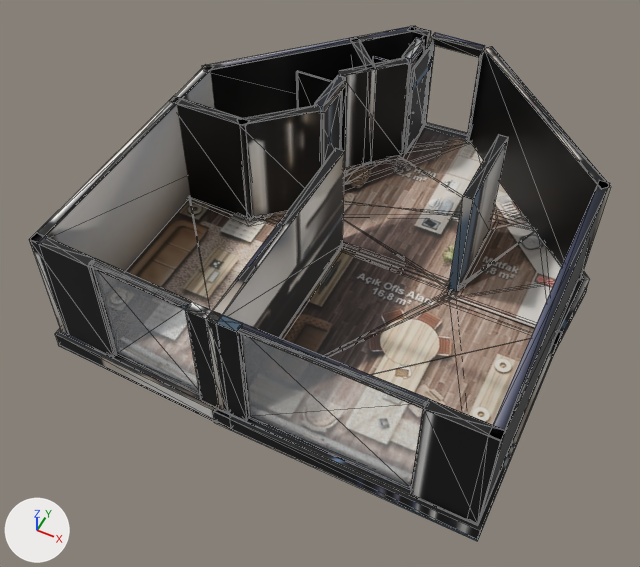
A saved change to the glTF model _bake/glb/kent-3/model.glb.
Rendered twice from a camera (50 mm lens) standing at (4.46, -10.55, 11.97) and looking at (-0.27, -1.09, 0.14). Every picture has the same lights, and +X, +Y and +Z are marked at lower left. The older version comes first. Mesh edges are drawn as thin lines. Where no turn or scale is listed for an object, it has been applied to the vertices. Vertices at exactly the same position are counted once.
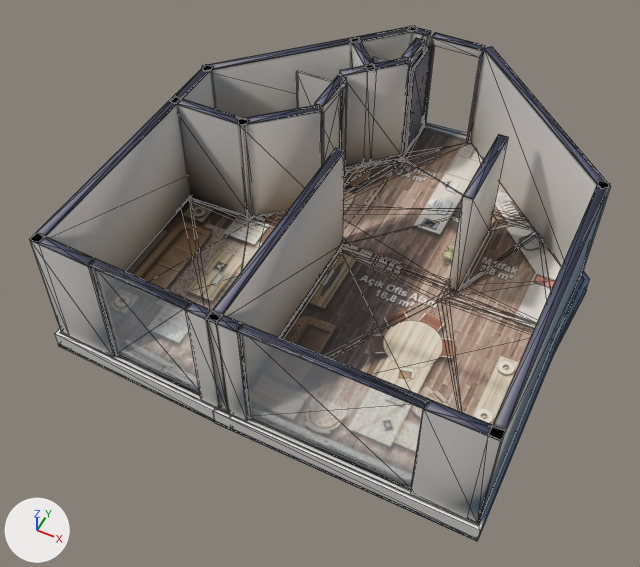
Where the change shows, as pixel boxes (x1, y1, x2, y2) in the pictures (640 x 567 px; the box of a moved part takes in the faces that stretch with it):
'Mesh_0', surface changed, reshaped
    both: (29, 26, 611, 541)
part 1 of me_mesh_0, moved or reshaped
    before: (339, 58, 409, 76)
    after: (340, 63, 409, 168)
part 2 of me_mesh_0, added
    after: (340, 58, 409, 76)
part 3 of me_mesh_0, reshaped
    before: (206, 31, 413, 421)
    after: (55, 31, 589, 530)
part 4 of me_mesh_0, moved or reshaped
    before: (29, 64, 215, 334)
    after: (29, 64, 215, 357)
part 5 of me_mesh_0, added
    after: (479, 300, 581, 530)
part 6 of me_mesh_0, surface changed (black to grey)
    both: (88, 26, 611, 540)

Diff of the bpy script that builds the scene:
```diff
--- a/_bake/glb/kent-3/model.glb.py
+++ b/_bake/glb/kent-3/model.glb.py
@@ mat_baked @@
 n3 = _N.new('ShaderNodeMapping'); n3.name = 'Mapping'
-n3.inputs[1].default_value = (0.00131, -14.97, 0.0)  # 'Location'
-n3.inputs[3].default_value = (15.91, 15.97, 1.0)  # 'Scale'
+n3.inputs[1].default_value = (0.000951, -14.54, 0.0)  # 'Location'
+n3.inputs[3].default_value = (15.97, 15.51, 1.0)  # 'Scale'
 n4 = _N.new('ShaderNodeUVMap'); n4.name = 'UV Map'
@@ me_mesh_0 @@
 # used by ob_mesh_0; location = (-4.01, 4.34, -0.36)
-me_mesh_0.from_pydata(...)  # 1130 vertices, 1932 faces; spans x 0.0..8.02, y -8.56..0.0, z 0.0..2.62
+me_mesh_0.from_pydata(...)  # 1356 vertices, 2444 faces; spans x 0.0..8.02, y -8.56..0.0, z 0.0..2.62
+# me_mesh_0 part 1: the loose piece of 8 vertices spanning x 2.53..3.6, y -2.32..-1.25, z 2.61..2.62 is scaled about its middle by (0.994, 0.994, 187), then moved by (0.0, 0.0, -1.13)
+# me_mesh_0 part 2: the loose piece of 8 vertices spanning x 2.53..3.6, y -2.32..-1.25, z 0.36..2.61 is copied, and the copy is scaled about its middle by (0.994, 0.994, 0.00534), then moved by (0.0, 0.0, 1.13); it spans x 2.53..3.6, y -2.32..-1.25, z 2.61..2.62
+# me_mesh_0 part 3: 2 vertices moved within x 0.12, y -4.48, z 0.04..0.34; 24 vertices removed from x 0.16..3.62, y -8.45..-0.28, z 0.36..2.62; 240 vertices added at x 0.12..6.67, y -8.51..-0.1, z 0.0..2.62
+# me_mesh_0 part 4: 8 vertices removed from x 0.19..0.37, y -8.31, z 0.36..2.62; 8 vertices added at x 0.2..0.37, y -8.31..-8.3, z 0.36..2.62
+# me_mesh_0 part 5: 2 vertices added at x 7.91, y -4.75, z 0.04..0.34
+# me_mesh_0 part 6: 1059 kept faces spanning x 0.19..8.02, y -8.56..0.0, z 0.0..2.62 get new texture (UV) coordinates
 me_mesh_0.materials.append(mat_baked)
```
